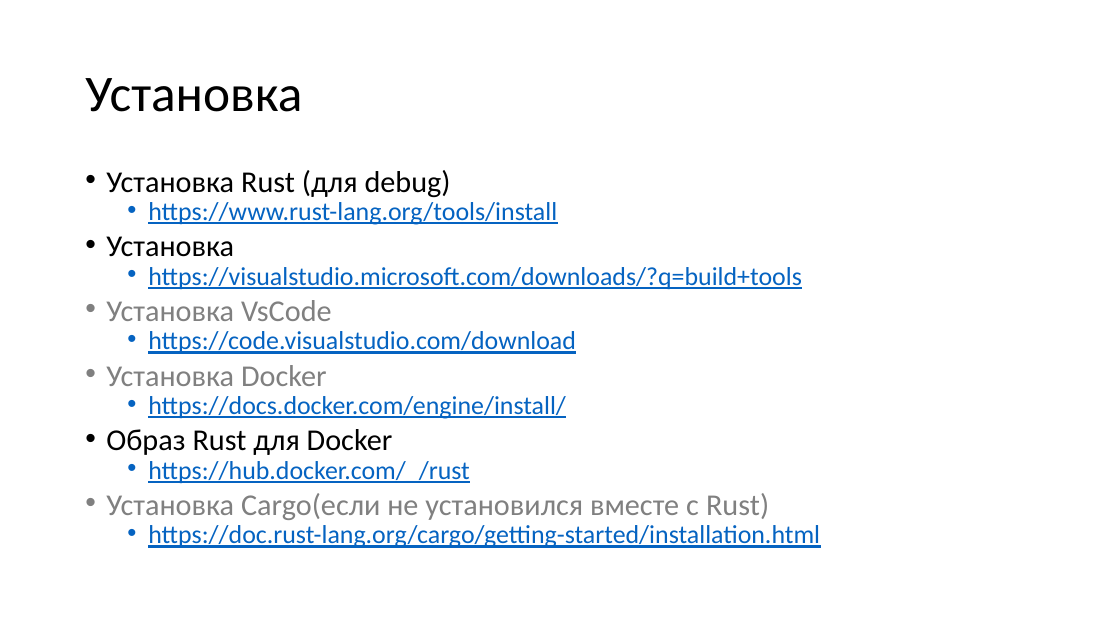
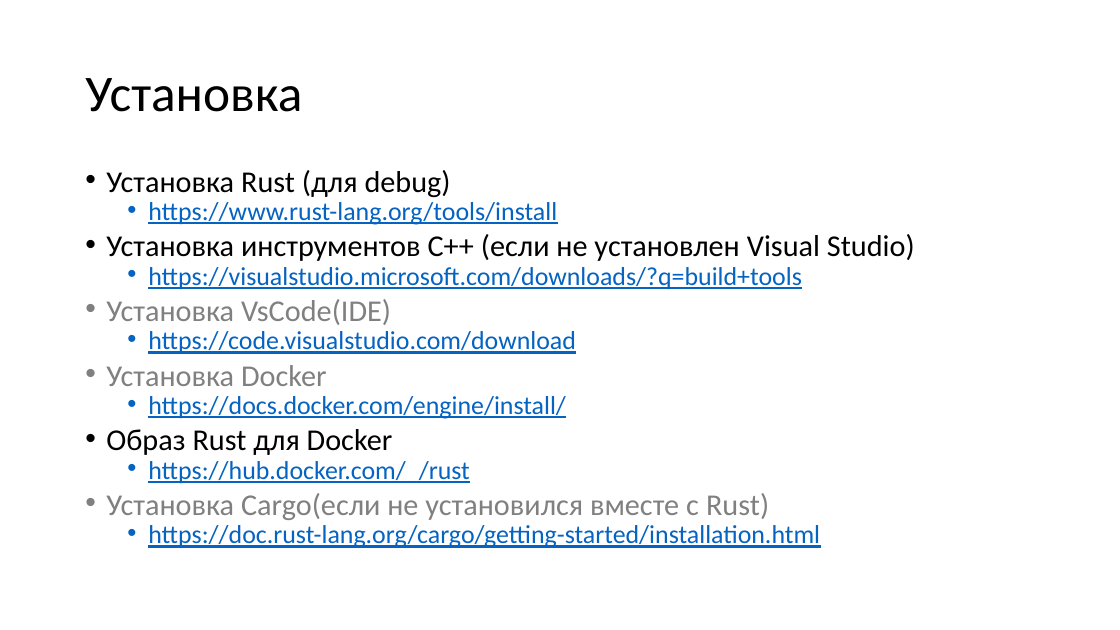
Before and after one commit to Katalien/New-programming-languages, a slide deck: slide 2 of hello_world/hello_world.pptx. Drawn at 1120x630 pixels with LibreOffice and Linux fonts; fonts in the diff are those of the drawing. Boxes give left, top, right and bottom in pixels: in the first picture for what was removed or moved away, otherwise in the second. Text is boxed around its words. In the diff, an @@ line names an element or a change of style, - is before the commit and + after.

Commit message:
Updated presentation

```diff
--- a/hello_world/hello_world.pptx
+++ b/hello_world/hello_world.pptx
@@ text at [106, 234, 915, 261]: text changed @@
-• Установка
+• Установка инструментов C++ (если не установлен Visual Studio)
@@ text at [106, 299, 391, 325]: text changed @@
-• Установка VsCode
+• Установка VsCode(IDE)
```
Also in this commit, not shown: 1 other slide changed.
